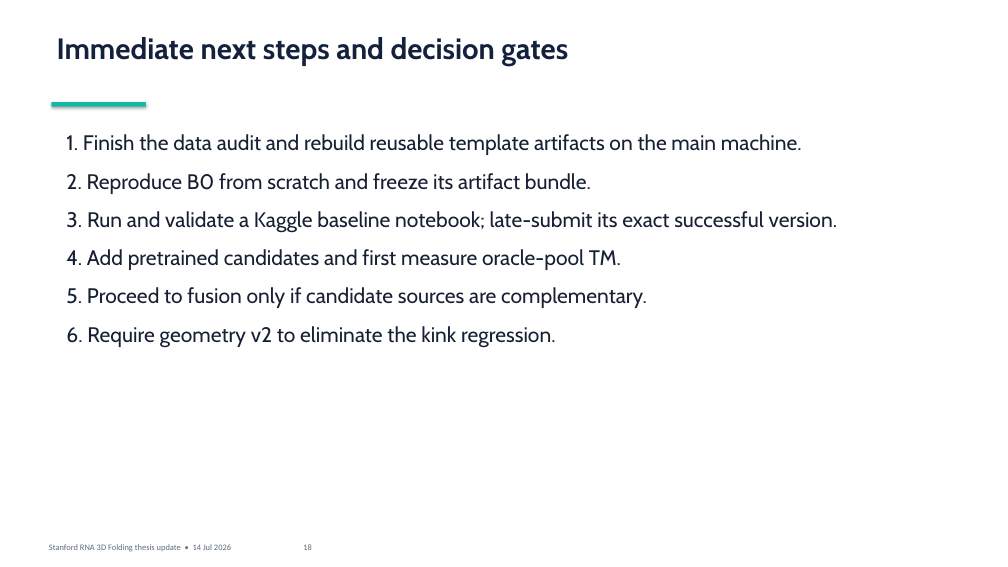
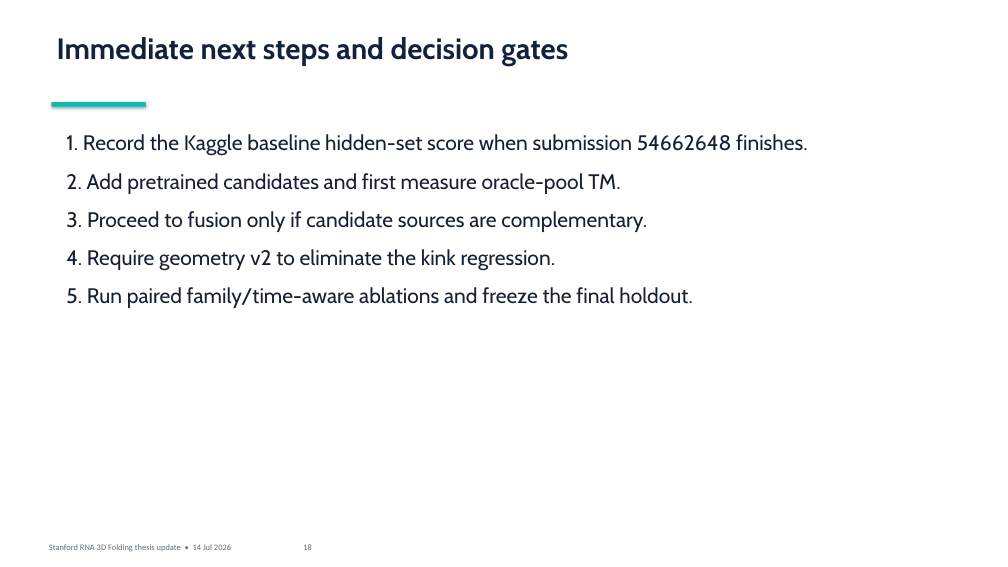
Before and after one commit to datdo15100/StandfordRNA, a slide deck: slide 18 of presentation/2026-07-14-supervisor-update/supervisor_update.pptx. Drawn at 1008x567 pixels with LibreOffice and Linux fonts; fonts in the diff are those of the drawing. Boxes give left, top, right and bottom in pixels: in the first picture for what was removed or moved away, otherwise in the second. Text is boxed around its words. In the diff, an @@ line names an element or a change of style, - is before the commit and + after.

Commit message:
Record verified Kaggle late submission

```diff
--- a/presentation/2026-07-14-supervisor-update/supervisor_update.pptx
+++ b/presentation/2026-07-14-supervisor-update/supervisor_update.pptx
@@ text at [66, 134, 807, 308]: text changed @@
-1. Finish the data audit and rebuild reusable template artifacts on the main machine.
-2. Reproduce B0 from scratch and freeze its artifact bundle.
-3. Run and validate a Kaggle baseline notebook; late-submit its exact successful version.
-4. Add pretrained candidates and first measure oracle-pool TM.
-5. Proceed to fusion only if candidate sources are complementary.
-6. Require geometry v2 to eliminate the kink regression.
+1. Record the Kaggle baseline hidden-set score when submission 54662648 finishes.
+2. Add pretrained candidates and first measure oracle-pool TM.
+3. Proceed to fusion only if candidate sources are complementary.
+4. Require geometry v2 to eliminate the kink regression.
+5. Run paired family/time-aware ablations and freeze the final holdout.
```
Also in this commit, not shown: 1 other slide changed, 5 other files.
